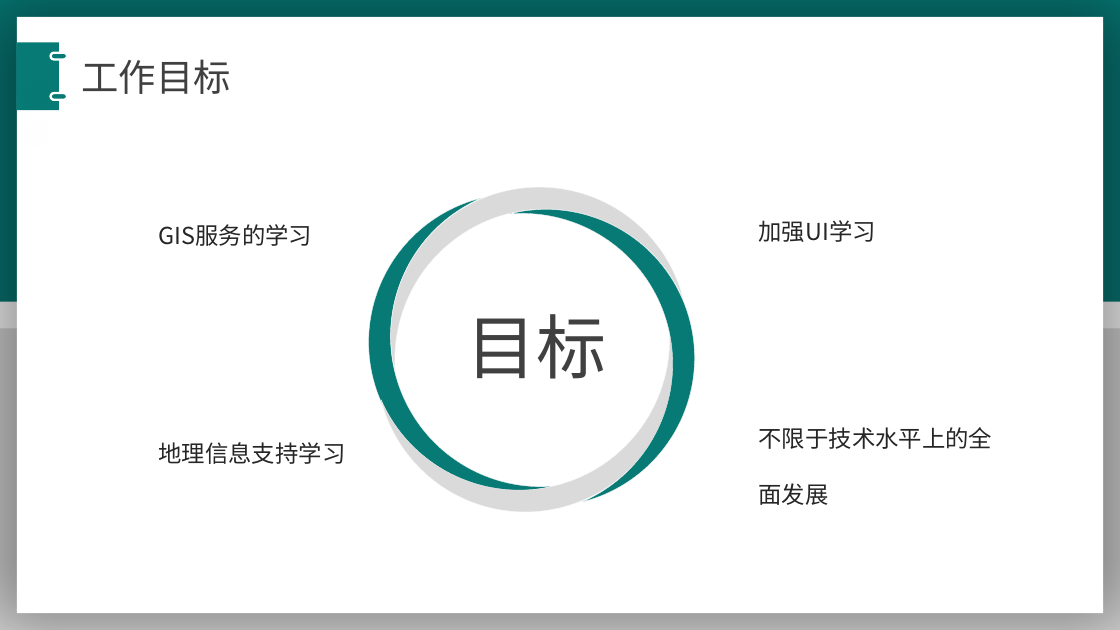
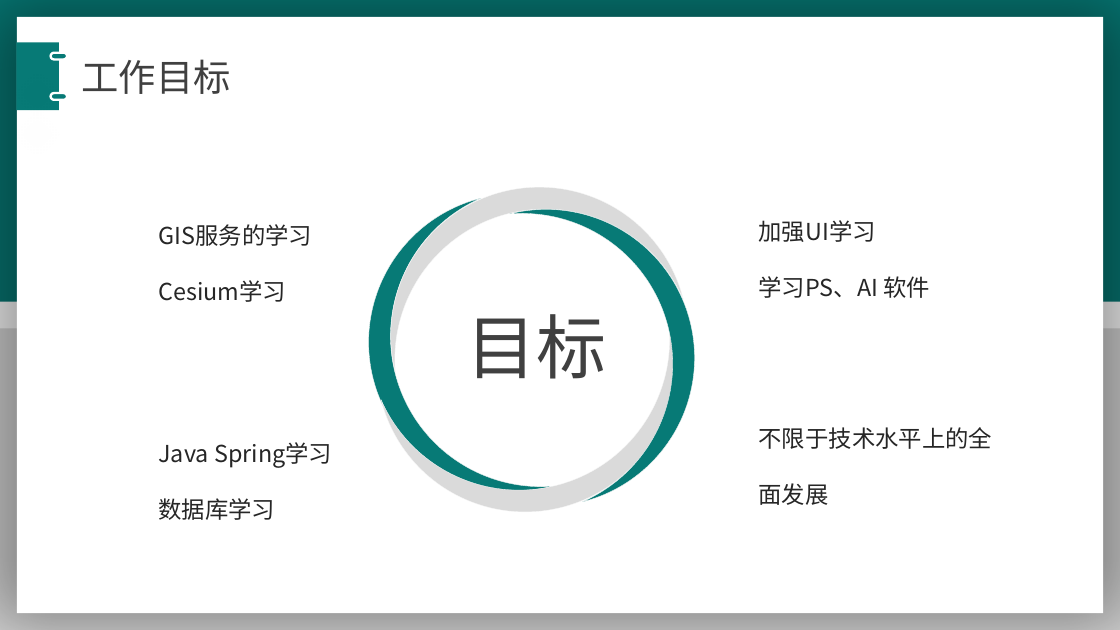
Before and after one commit to wellsmitch/accountpassword, a slide deck: slide 17 of 宋玉彬-年终述职报告2021.pptx. Drawn at 1120x630 pixels with LibreOffice and Linux fonts; fonts in the diff are those of the drawing. Boxes give left, top, right and bottom in pixels: in the first picture for what was removed or moved away, otherwise in the second. Text is boxed around its words. In the diff, an @@ line names an element or a change of style, - is before the commit and + after.

```diff
--- a/宋玉彬-年终述职报告2021.pptx
+++ b/宋玉彬-年终述职报告2021.pptx
@@ text at (x1=158, y1=280, x2=286, y2=302): paragraph added @@
+Cesium学习
@@ text at (x1=759, y1=276, x2=931, y2=298): paragraph added @@
+学习PS、AI 软件
@@ text at (x1=158, y1=442, x2=332, y2=520): text changed @@
-地理信息支持学习
+Java Spring学习
+数据库学习
```
Also in this commit, not shown: 2 other slides changed, 6 other files.
